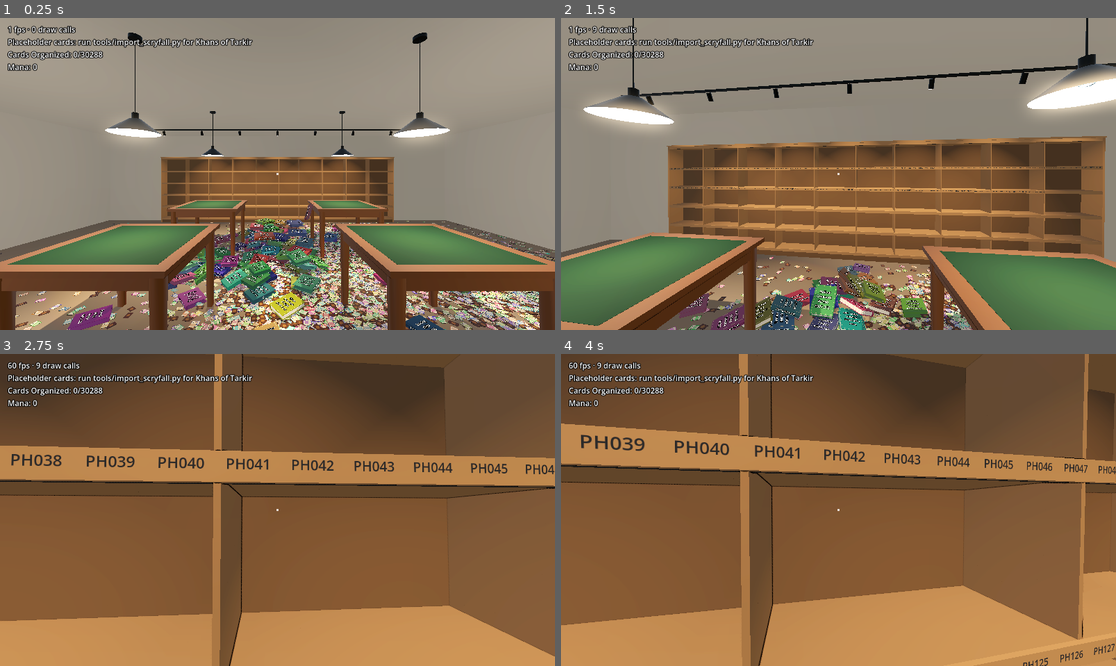
Above: before the commit, frames 1-4 (two rows, left to right).
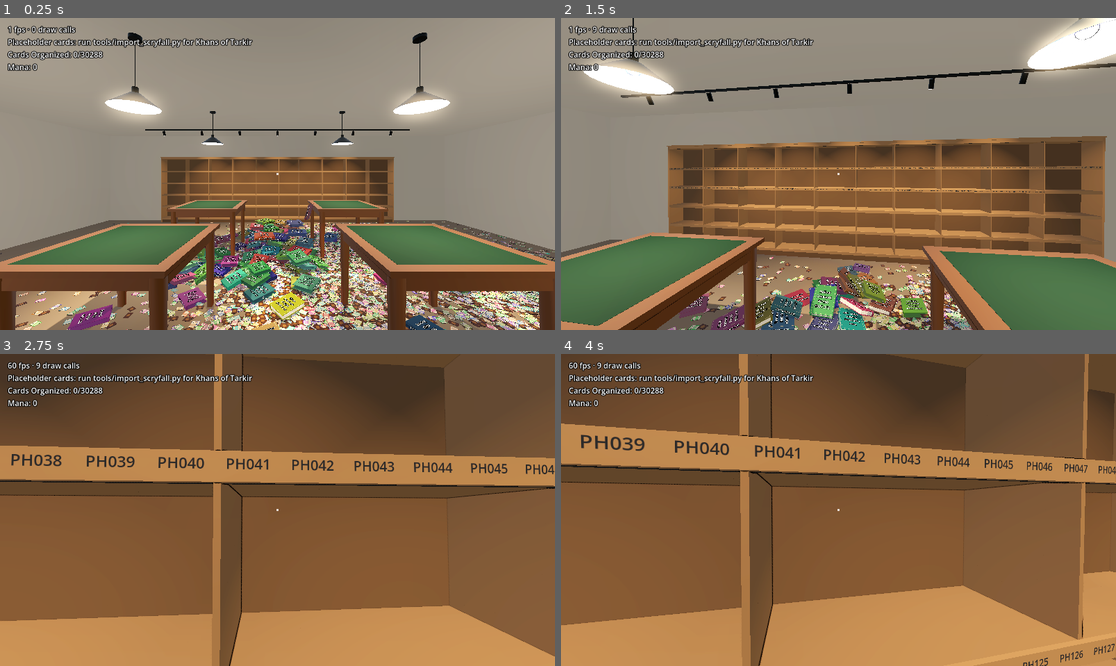
Above: after the commit, the same moments.

Repository: brian-kujawski/cracknstack
Game: Godot game, scene res://scenes/main.tscn
Two runs of this game, one before a commit and one after it. Both use one fixed random seed, a clock stepped at 60 frames per second and the inputs below.
Inputs (mouse positions are in pixels of both pictures, inside the frame that each line leads up to):
- Up to frame 1 (0.25 s): no input
- Up to frame 2 (1.5 s): tap Enter at 0.5 s; move the mouse to (866, 174) at 0.52 s; hold W (move_forward) from 0.53 s (still down); tap Ctrl (crouch) at 0.6 s; click (866, 174) at 0.67 s; move the mouse to (810, 174) at 1.27 s; tap Mouse wheel down (flip_next) at 1.35 s
- Up to frame 3 (2.75 s): keep holding W (move_forward); move the mouse to (288, 503) at 2.02 s; tap Mouse wheel up (flip_previous) at 2.1 s
- Up to frame 4 (4 s): keep holding W (move_forward); tap Space at 2.75 s; move the mouse to (832, 516) at 2.77 s; tap F (inspect) at 2.85 s; click (832, 516) at 2.92 s; tap Enter at 3.5 s; move the mouse to (877, 513) at 3.52 s; tap E (interact) at 3.6 s

The runs differ from the first frame. In frame 1, 4.3% of the frame differs, in the area x 5-95%, y 21-100%; in frame 2, 7.7%, in the area x 3-100%, y 0-100%; in frame 3, less than 0.1%; in frame 4, less than 0.1%.

Commit message:
Hang the pendants higher so table shadows don't meet in a seam
Co-Authored-By: Claude Opus 5.5 (1M context) <noreply@anthropic.com>
Claude-Session: https://claude.ai/code/session_01VSWcKbtZt9F9DpbVEcjKxB

Diff:
--- a/scripts/store/store_builder.gd
+++ b/scripts/store/store_builder.gd
@@ -24,8 +24,10 @@
 const WINDOW_XS := [2.9, 9.1]
 const WINDOW_SIZE := Vector2(1.8, 1.5)
 const WINDOW_SILL := 0.9
-## Pendant shades hang this high (their rim), about a metre over the tables.
-const PENDANT_HEIGHT := 2.05
+## Pendant shades hang this high (their rim), about 1.3 m over the tables:
+## high enough that each lamp lights the floor past its table's edge, so
+## the table shadows don't meet in a dark seam between neighbouring tables.
+const PENDANT_HEIGHT := 2.3
 ## The shelf's track light: how far out from the back wall it runs, and how
 ## many spotlights are on it.
 const TRACK_Z := 1.15
